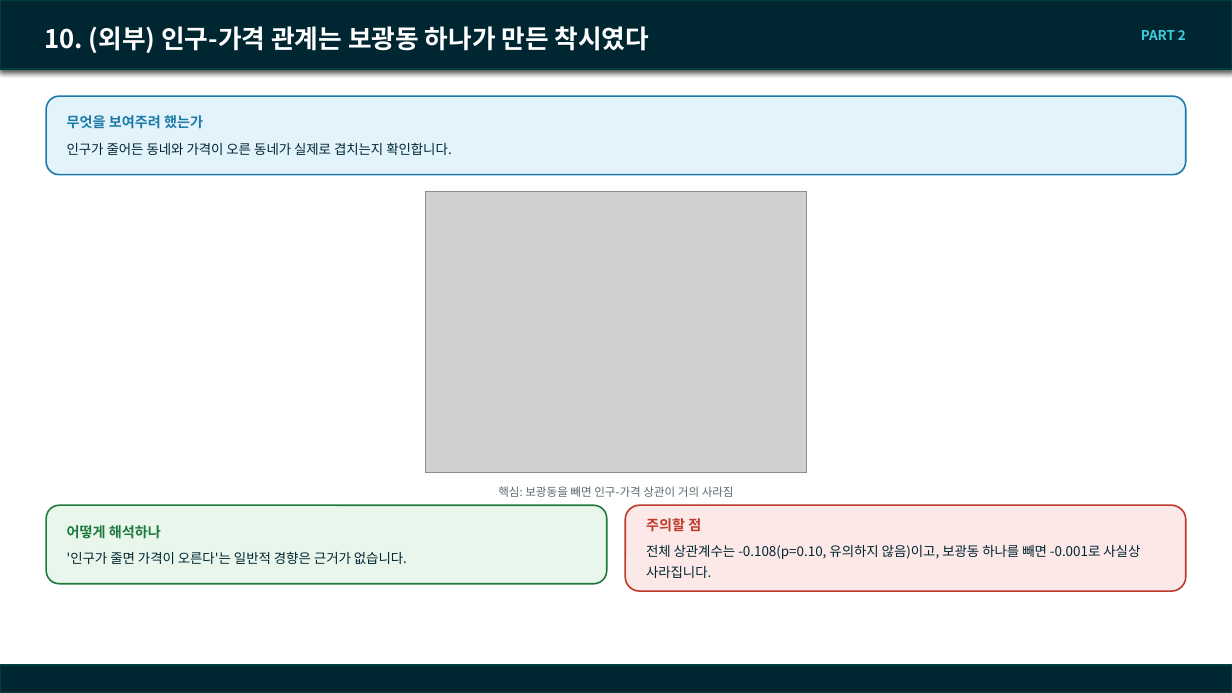
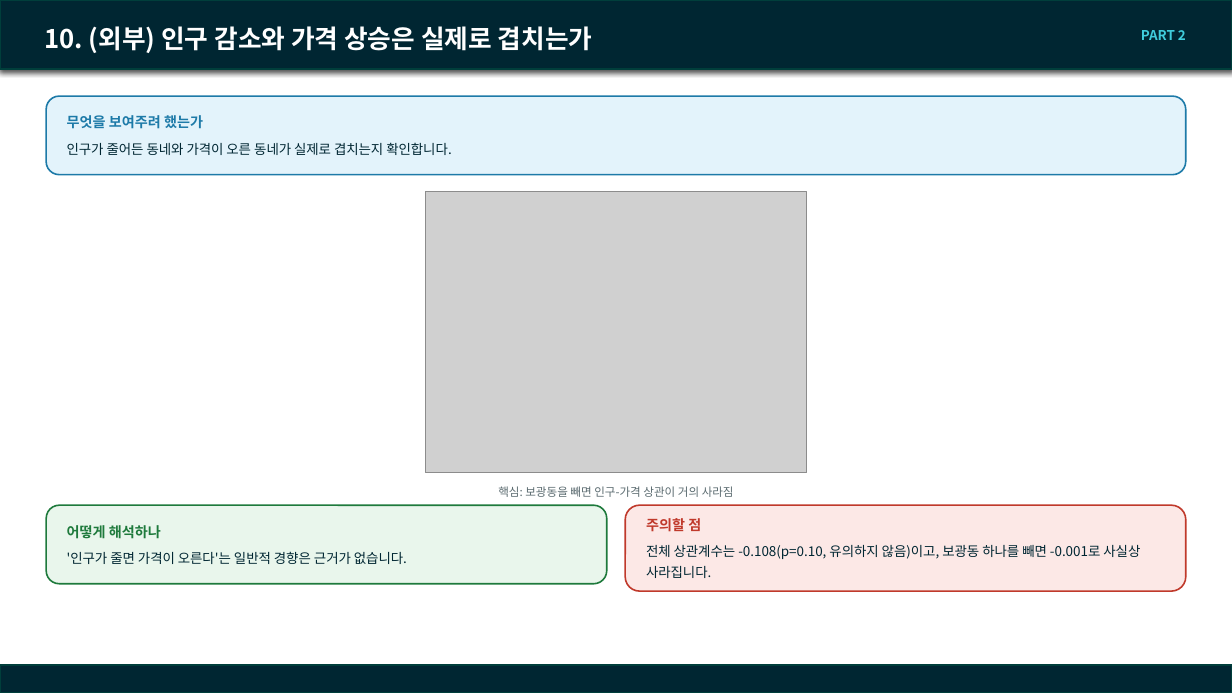
Before and after one commit to SunooJ-KR/Boomingup, a slide deck: slide 21 of eda/docs/260916_team_meeting.pptx. Drawn at 1232x693 pixels with LibreOffice and Linux fonts; fonts in the diff are those of the drawing; grey boxes stand for pictures; background and template pictures are left out. Boxes give left, top, right and bottom in pixels: in the first picture for what was removed or moved away, otherwise in the second. Text is boxed around its words. In the diff, an @@ line names an element or a change of style, - is before the commit and + after.

Commit message:
docs(eda): 분석 슬라이드 제목을 결론이 아닌 질문(목표)형으로 전면 수정
18개 분석 슬라이드(1~10번 축) 제목이 전부 "무엇을 봤더니 이랬다"는
결론을 바로 담고 있어서, 배경 설명 없이 제목만 보면 무슨 얘긴지 알기
어렵다는 지적을 반영했다. 각 슬라이드의 목적(purpose_box) 문구와
맞춰 "~는가" 질문형으로 바꿔, 제목만 봐도 이 슬라이드가 무엇을
확인하려는 건지 알 수 있게 했다. 결론은 기존처럼 본문(캡션·색상 박스)에
그대로 남는다.

```diff
--- a/eda/docs/260916_team_meeting.pptx
+++ b/eda/docs/260916_team_meeting.pptx
@@ title at (x1=44, y1=26, x2=593, y2=53): text changed @@
-10. (외부) 인구-가격 관계는 보광동 하나가 만든 착시였다
+10. (외부) 인구 감소와 가격 상승은 실제로 겹치는가
```
Also in this commit, not shown: 18 other slides changed, 1 other file.
